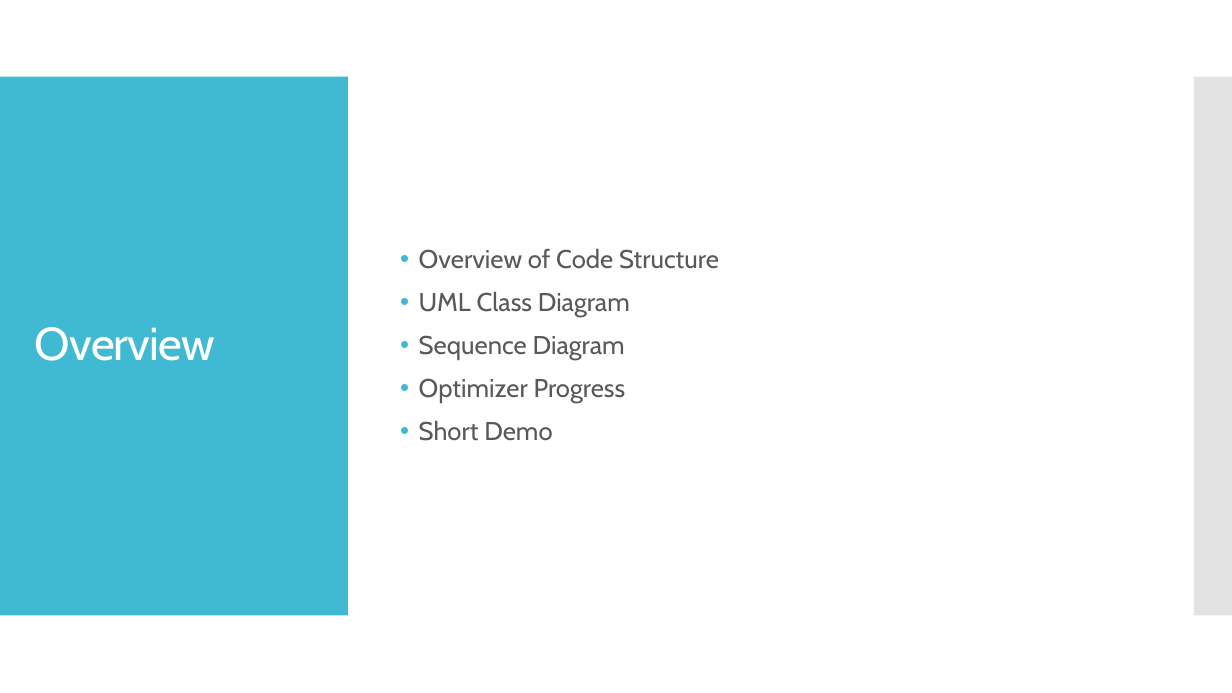
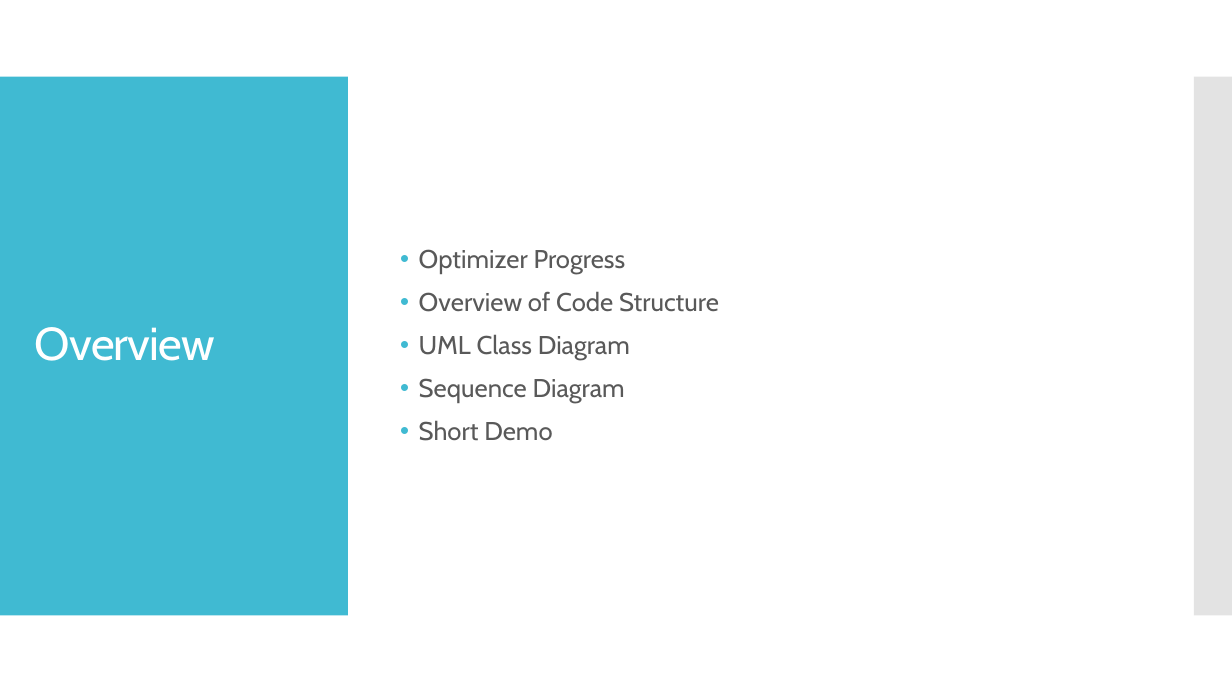
Before and after one commit to Hanavan99/CIS598-project, a slide deck: slide 2 of project_docs/design.pptx. Drawn at 1232x693 pixels with LibreOffice and Linux fonts; fonts in the diff are those of the drawing. Boxes give left, top, right and bottom in pixels: in the first picture for what was removed or moved away, otherwise in the second. Text is boxed around its words. In the diff, an @@ line names an element or a change of style, - is before the commit and + after.

```diff
--- a/project_docs/design.pptx
+++ b/project_docs/design.pptx
@@ text at (419,249,626,273): paragraph added @@
+• Optimizer Progress
@@ text at (419,378,626,403): paragraph removed @@
-• Optimizer Progress
```
Also in this commit, not shown: 18 other files.
